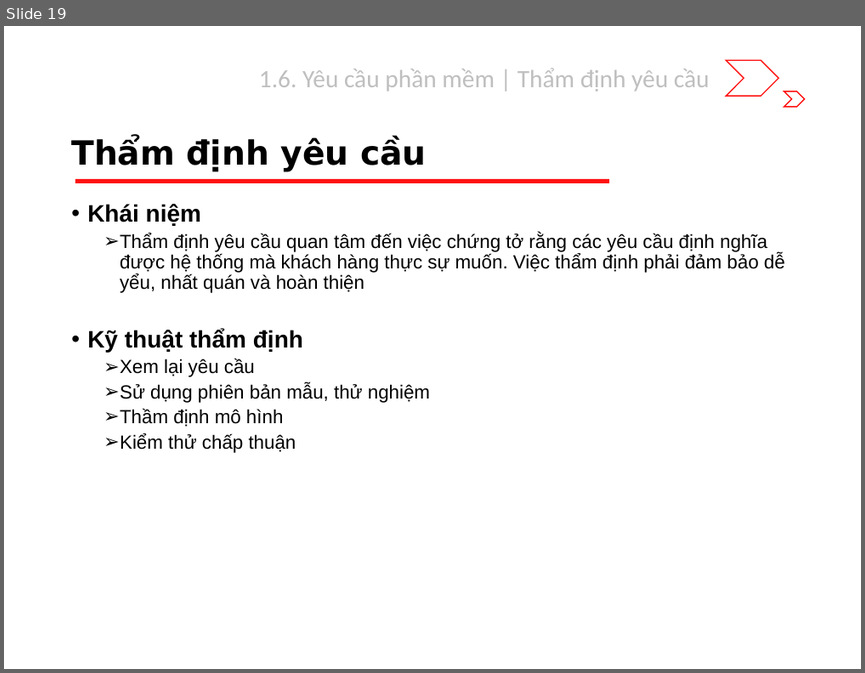
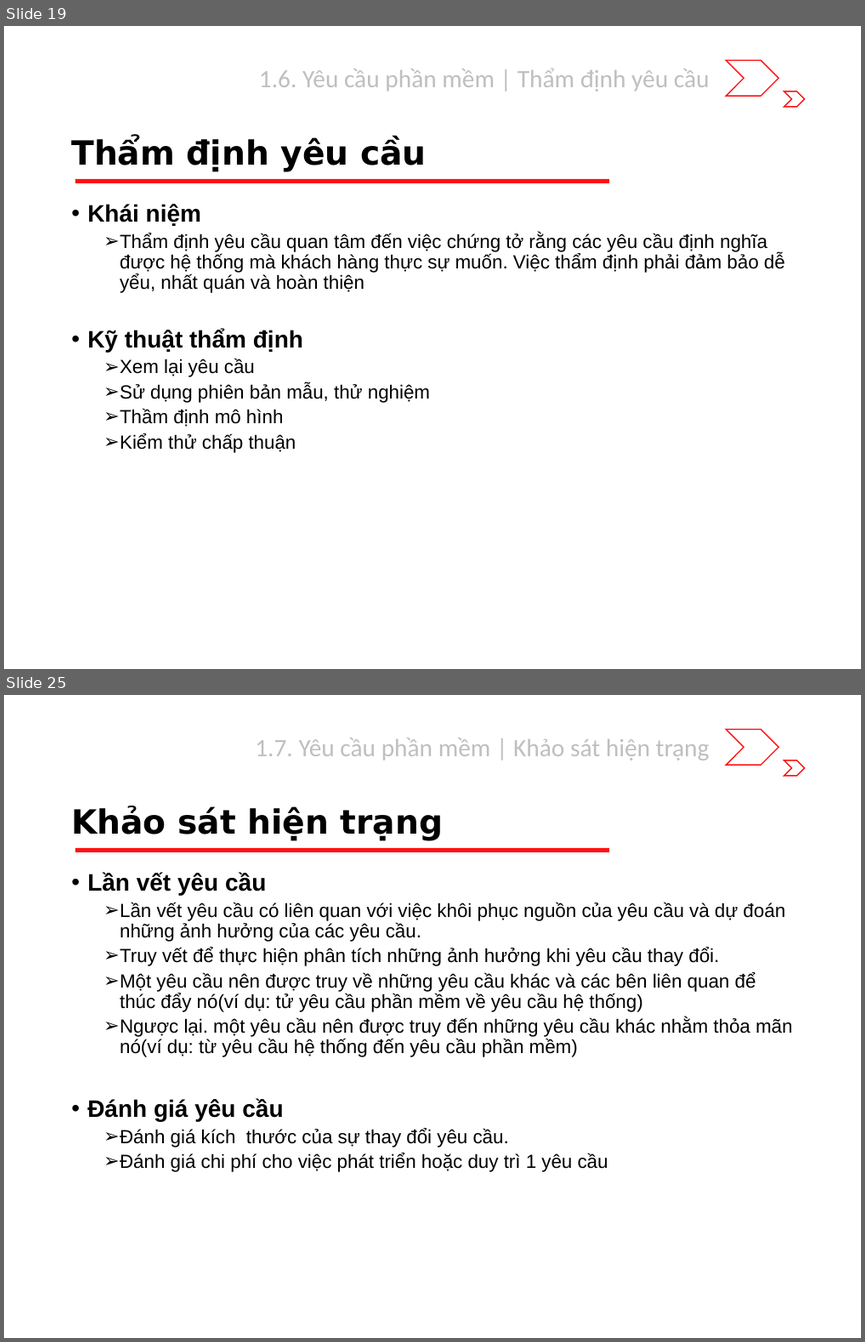
Before and after one commit to riverspart/uet-adv-sw-engineering, a slide deck: slide/dev/chapter_1/slide.pptx. Shown one above the other, each under a label of ours: slide 19 before the commit, slides 19 and 25 after it; the slides between them are not shown. The pictures are 865x673 and 865x1342 pixels, drawn with LibreOffice and Linux fonts; fonts in the diff are those of the drawing. Boxes give left, top, right and bottom in pixels: in the first picture for what was removed or moved away, otherwise in the second. Text is boxed around its words. In the diff, an @@ line names an element or a change of style, - is before the commit and + after.

```diff
--- a/slide/dev/chapter_1/slide.pptx
+++ b/slide/dev/chapter_1/slide.pptx
@@ slide 25 added at (x1=4, y1=695, x2=861, y2=1338), background #FFFFFF; not listed: 3 template elements that a slide beside it also shows @@
@@ text added at (x1=255, y1=737, x2=710, y2=760), 21 pt, text #BFBFBF @@
+1.7. Yêu cầu phần mềm | Khảo sát hiện trạng
@@ title added at (x1=71, y1=806, x2=443, y2=841), 28 pt, text #000000, bold @@
+Khảo sát hiện trạng
@@ text added at (x1=87, y1=872, x2=792, y2=1172), 16 pt, text #000000 @@
+• Lần vết yêu cầu
+  ➢ Lần vết yêu cầu có liên quan với việc khôi phục nguồn của yêu cầu và dự đoán những ảnh hưởng của các yêu cầu.
+  ➢ Truy vết để thực hiện phân tích những ảnh hưởng khi yêu cầu thay đổi.
+  ➢ Một yêu cầu nên được truy về những yêu cầu khác và các bên liên quan để thúc đẩy nó(ví dụ: tử yêu cầu phần mềm về yêu cầu hệ thống)
+  ➢ Ngược lại. một yêu cầu nên được truy đến những yêu cầu khác nhằm thỏa mãn nó(ví dụ: từ yêu cầu hệ thống đến yêu cầu phần mềm)
+• Ðánh giá yêu cầu
+  ➢ Đánh giá kích thước của sự thay đổi yêu cầu.
+  ➢ Đánh giá chi phí cho việc phát triển hoặc duy trì 1 yêu cầu
```
Also in this commit, not shown: 2 slides changed, 5 other slides added.
